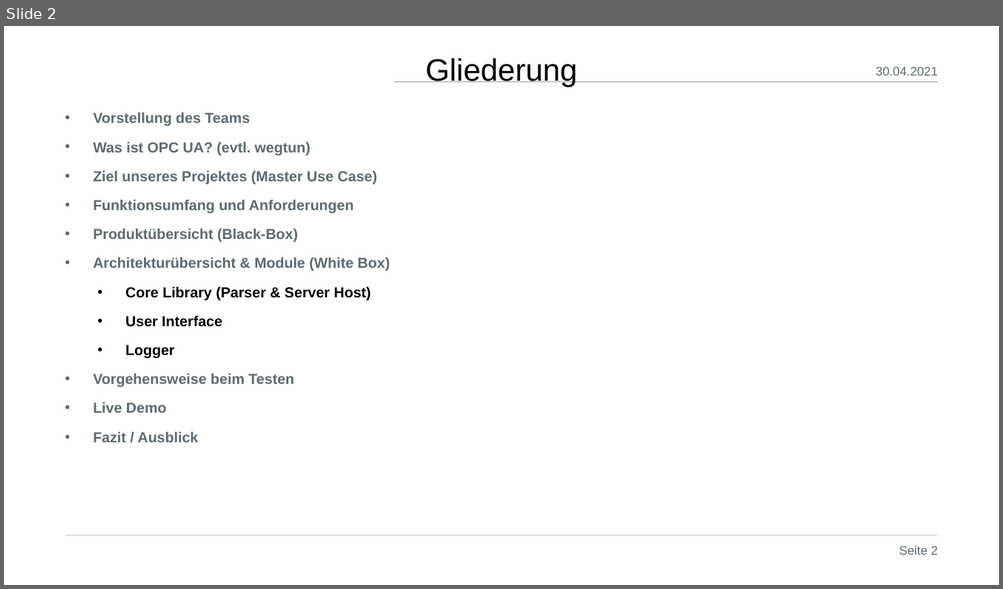
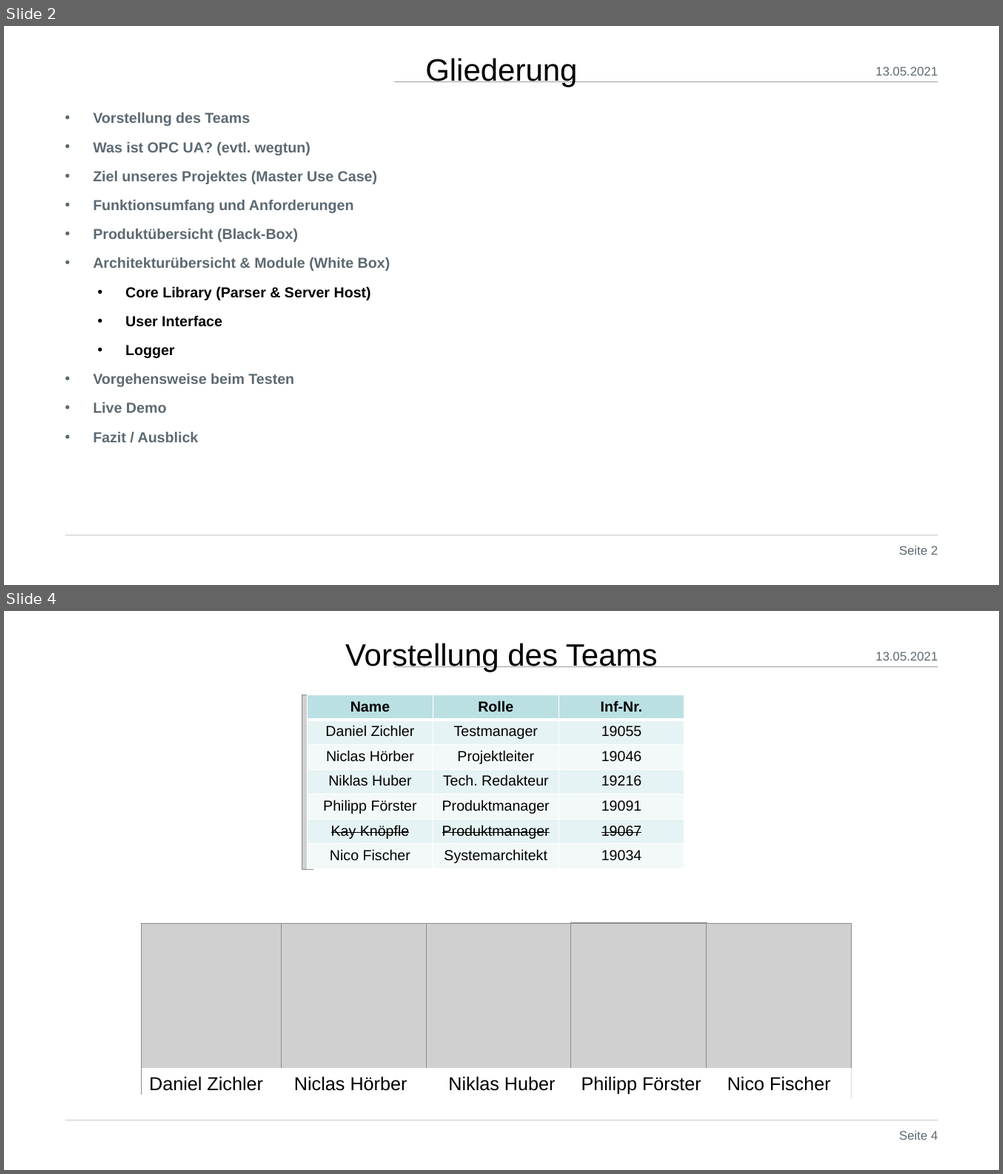
Before and after one commit to ghNico/TINF19C-Team-3-OPC-UA-Server-Farm, a slide deck: PROJECT/Prasentation/Finale Präsentation_v1.pptx. Shown one above the other, each under a label of ours: slide 2 before the commit, slides 2 and 4 after it; the slides between them are not shown. The pictures are 1003x589 and 1003x1174 pixels, drawn with LibreOffice and Linux fonts; fonts in the diff are those of the drawing; grey boxes stand for pictures; background and template pictures are left out. Boxes give left, top, right and bottom in pixels: in the first picture for what was removed or moved away, otherwise in the second. Text is boxed around its words. In the diff, an @@ line names an element or a change of style, - is before the commit and + after.

```diff
--- a/PROJECT/Prasentation/Finale Präsentation_v1.pptx
+++ b/PROJECT/Prasentation/Finale Präsentation_v1.pptx
@@ slide 4 added at (4,611,999,1170), background #FFFFFF; not listed: 2 template elements that a slide beside it also shows @@
@@ text added at (345,643,657,672), 30 pt, text #000000 @@
+Vorstellung des Teams
@@ text added at (875,652,937,661), 12 pt, text #5C6971 @@
+13.05.2021
@@ picture added at (301,695,313,869) @@
@@ table added at (307,695,683,869), 7 rows, 3 columns @@
+Name | Rolle | Inf-Nr.
+Daniel Zichler | Testmanager | 19055
+Niclas Hörber | Projektleiter | 19046
+Niklas Huber | Tech. Redakteur | 19216
+Philipp Förster | Produktmanager | 19091
+Kay Knöpfle | Produktmanager | 19067
+Nico Fischer | Systemarchitekt | 19034
@@ picture added at (142,923,282,1094) @@
@@ picture added at (282,923,427,1093) @@
@@ picture added at (427,923,572,1093) @@
@@ picture added at (570,923,707,1099) @@
@@ picture added at (706,923,851,1098) @@
@@ rectangle added at (142,1068,851,1098), fill #FFFFFF, 18 pt, text #000000 @@
+Daniel Zichler Niclas Hörber Niklas Huber Philipp Förster Nico Fischer
@@ page number added at (899,1131,937,1140), 12 pt, text #5C6971 @@
+Seite 4
@@ slide 2 changed as well @@
@@ text at (875,67,937,76): text changed @@
-30.04.2021
+13.05.2021
```
Also in this commit, not shown: 15 other slides changed, 1 other file.
